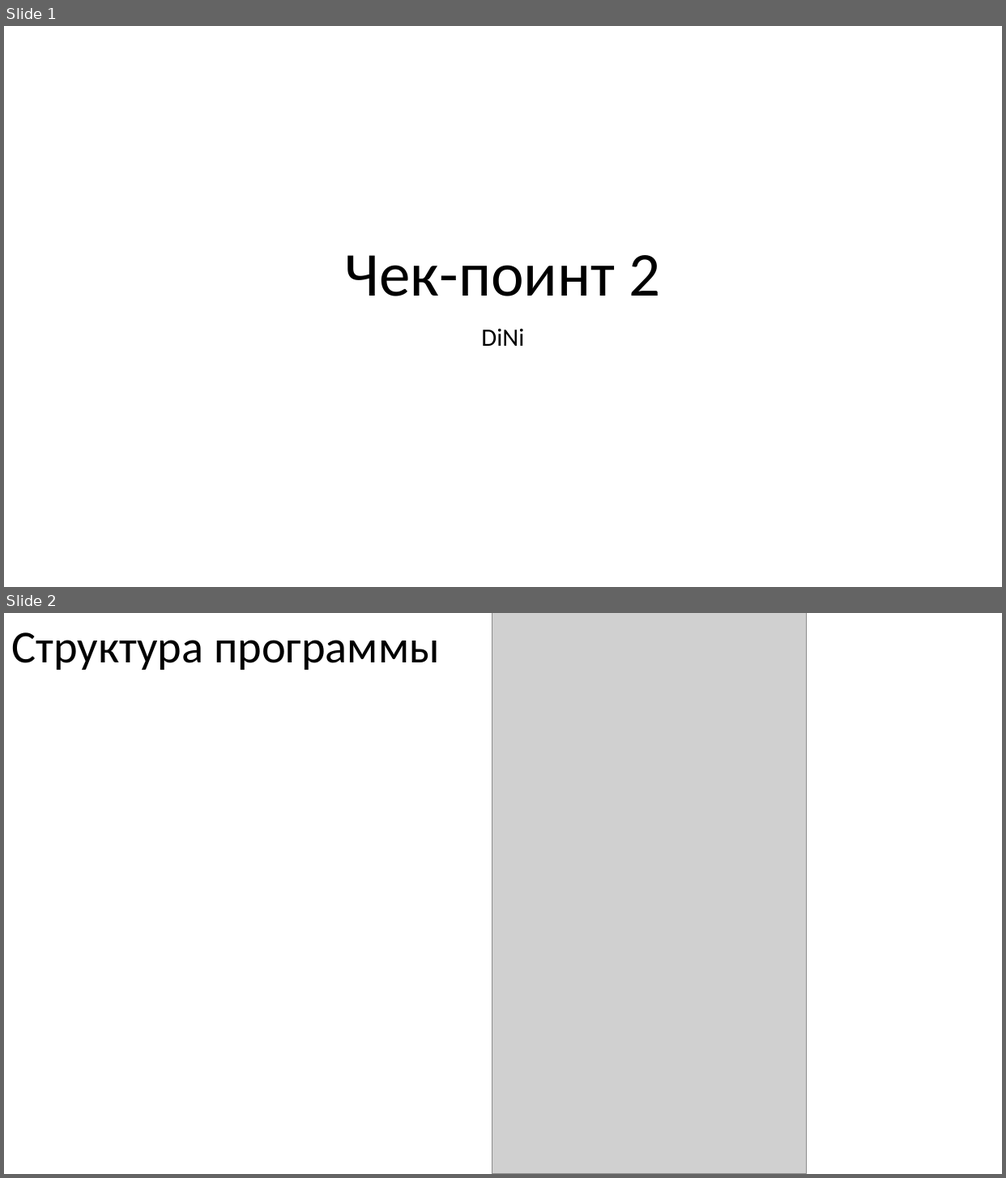
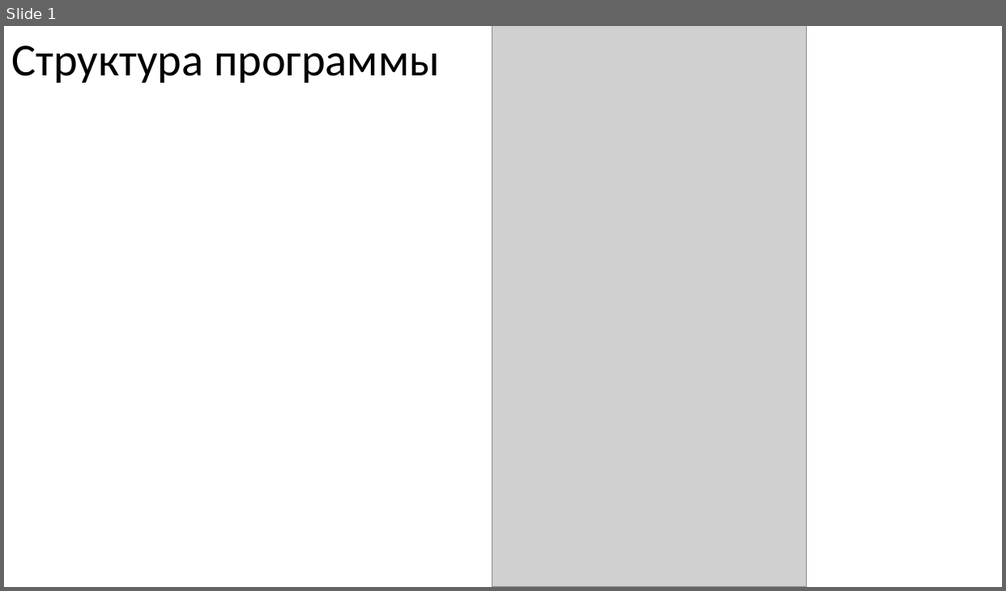
Before and after one commit to KsQRooW/-hackathon-serverchallenge, a slide deck: docs/checkpoint2.pptx. Shown one above the other, each under a label of ours: slides 1 and 2 before the commit, slide 1 after it. The pictures are 1006x1178 and 1006x591 pixels, drawn with LibreOffice and Linux fonts; fonts in the diff are those of the drawing; grey boxes stand for pictures. Boxes give left, top, right and bottom in pixels: in the first picture for what was removed or moved away, otherwise in the second. Text is boxed around its words. In the diff, an @@ line names an element or a change of style, - is before the commit and + after.

```diff
--- a/docs/checkpoint2.pptx
+++ b/docs/checkpoint2.pptx
@@ slide 1 removed at box(4, 26, 1002, 587), background #FFFFFF @@
@@ title removed at box(345, 255, 661, 297) @@
-Чек-поинт 2
@@ subtitle removed at box(481, 329, 524, 346) @@
-DiNi
@@ what was slide 2 is now slide 1 @@
```
Also in this commit, not shown: 2 slides changed, 9 slides added, 5 other slides removed, 1 other file.
